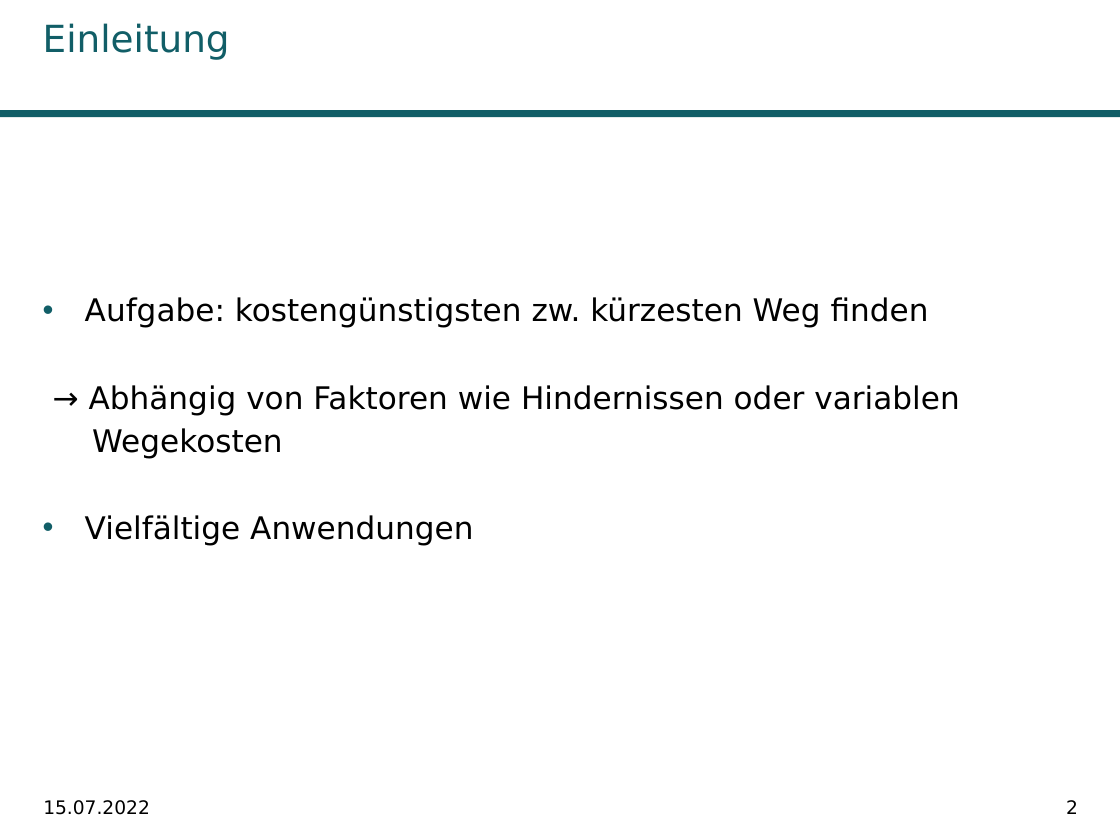
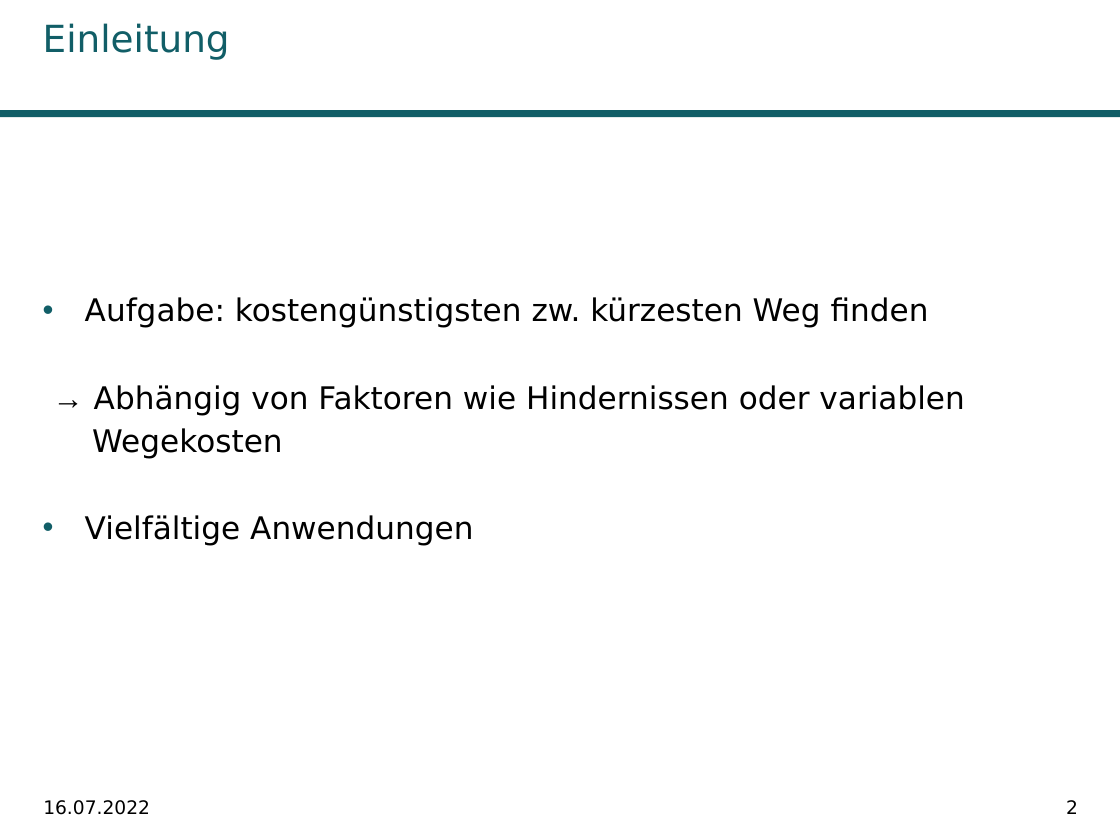
Before and after one commit to Kage0x3B/wissenschaftliches-arbeiten-praesentation, a slide deck: slide 2 of Präsentation Pfadplanungsalgorithmen.pptx. Drawn at 1120x840 pixels with LibreOffice and Linux fonts; fonts in the diff are those of the drawing; background and template pictures are left out. Boxes give left, top, right and bottom in pixels: in the first picture for what was removed or moved away, otherwise in the second. Text is boxed around its words. In the diff, an @@ line names an element or a change of style, - is before the commit and + after.

```diff
--- a/Präsentation Pfadplanungsalgorithmen.pptx
+++ b/Präsentation Pfadplanungsalgorithmen.pptx
@@ text at [85,385,964,546]: font DejaVu Sans to Arial in "→" @@
@@ text at [43,800,150,815]: text changed @@
-15.07.2022
+16.07.2022
```
Also in this commit, not shown: 26 other slides changed, 13 slides added, 3 other files.
